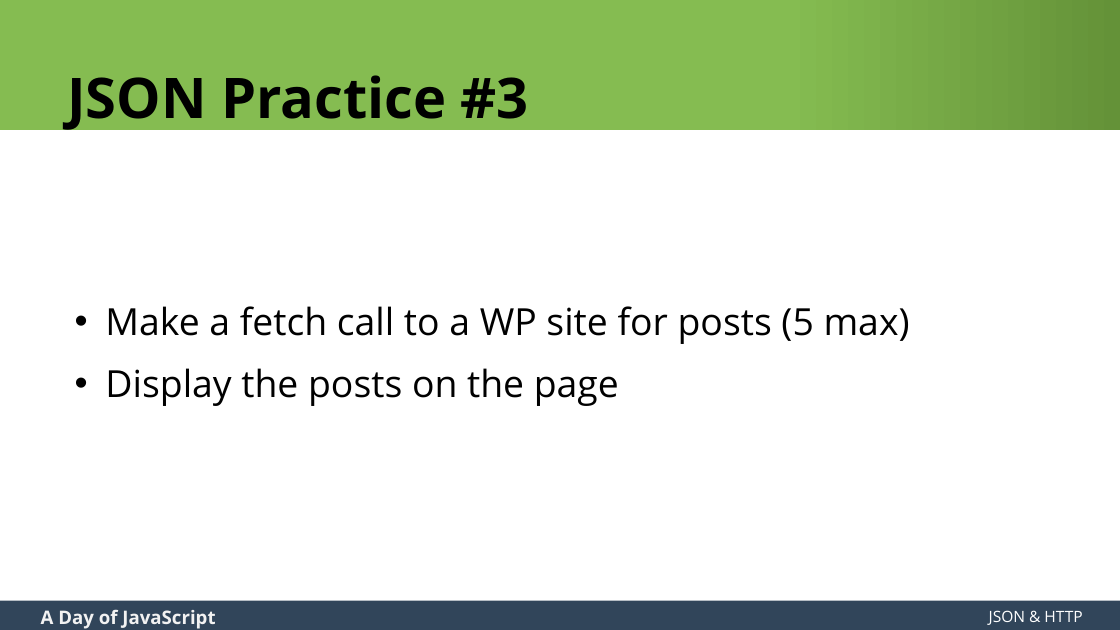
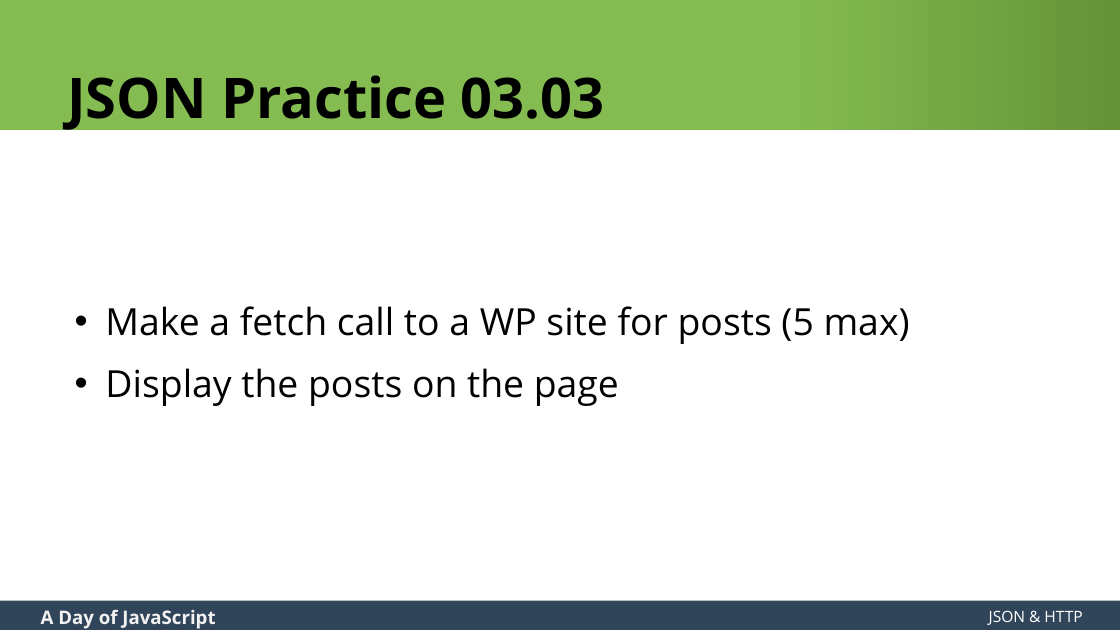
Before and after one commit to zgordon/a-day-of-javascript, a slide deck: slide 89 of A Day of JavaScript Slides.pptx. Drawn at 1120x630 pixels with LibreOffice and Linux fonts; fonts in the diff are those of the drawing. Boxes give left, top, right and bottom in pixels: in the first picture for what was removed or moved away, otherwise in the second. Text is boxed around its words. In the diff, an @@ line names an element or a change of style, - is before the commit and + after.

```diff
--- a/A Day of JavaScript Slides.pptx
+++ b/A Day of JavaScript Slides.pptx
@@ title at <box>67,75,605,133</box>: text changed @@
-JSON Practice #3
+JSON Practice 03.03
```
Also in this commit, not shown: 13 other slides changed, 3 slides added, 1 other file.
